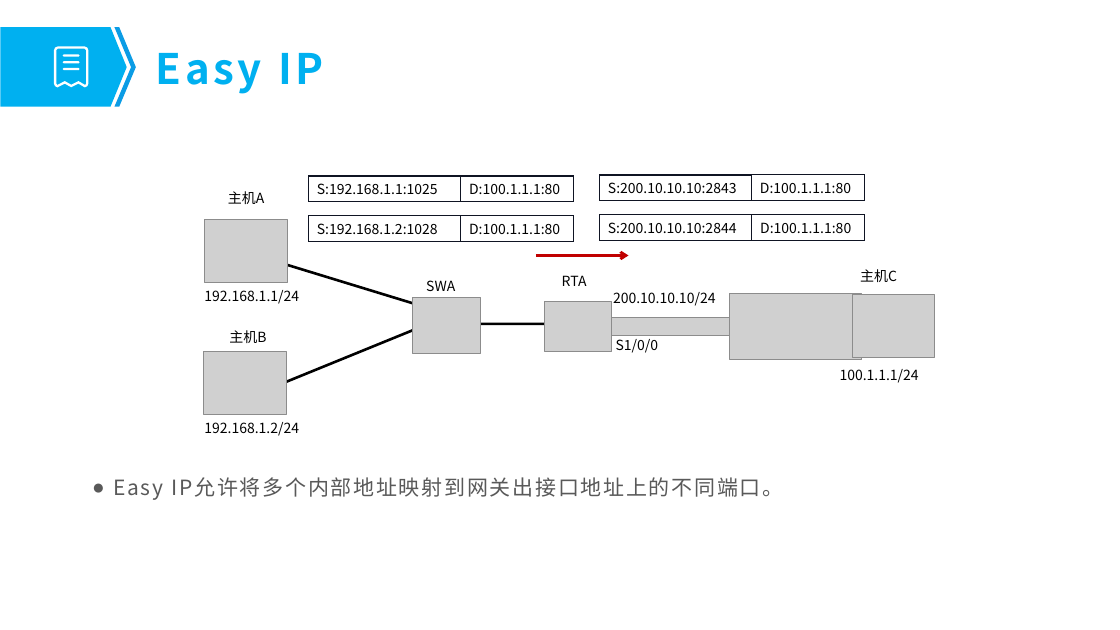
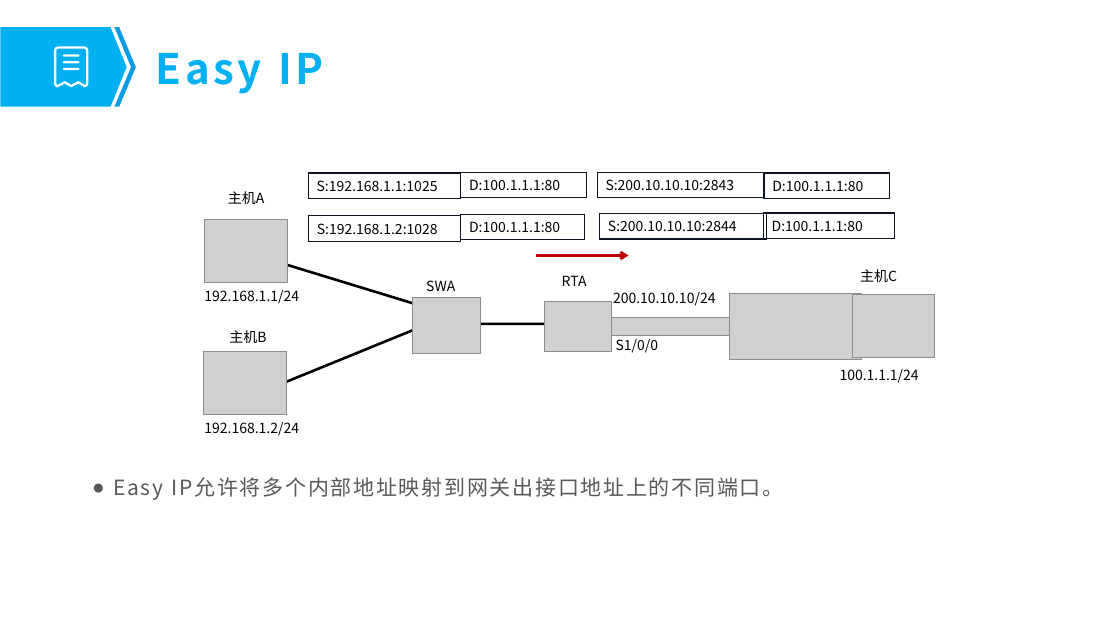
Before and after one commit to fengyuan-liang/notes, a slide deck: slide 12 of 树莓派与内网穿透.pptx (slide 13 before the commit). Drawn at 1120x630 pixels with LibreOffice and Linux fonts; fonts in the diff are those of the drawing; grey boxes stand for pictures. Boxes give left, top, right and bottom in pixels: in the first picture for what was removed or moved away, otherwise in the second. Text is boxed around its words. In the diff, an @@ line names an element or a change of style, - is before the commit and + after.

```diff
--- a/树莓派与内网穿透.pptx
+++ b/树莓派与内网穿透.pptx
@@ rectangle "S:192.168.1.1:1025" moved from (x1=308, y1=176, x2=460, y2=202) to (x1=308, y1=173, x2=460, y2=198) @@
@@ rectangle "D:100.1.1.1:80" resized from (x1=461, y1=176, x2=574, y2=202) to (x1=461, y1=172, x2=587, y2=197) @@
@@ rectangle "S:200.10.10.10:2843" resized from (x1=600, y1=175, x2=752, y2=200) to (x1=597, y1=172, x2=765, y2=197) @@
@@ rectangle "D:100.1.1.1:80" resized from (x1=752, y1=175, x2=865, y2=201) to (x1=765, y1=173, x2=891, y2=198) @@
@@ rectangle "D:100.1.1.1:80" resized from (x1=461, y1=216, x2=574, y2=242) to (x1=461, y1=214, x2=586, y2=239) @@
@@ rectangle "S:200.10.10.10:2844" resized from (x1=600, y1=215, x2=752, y2=240) to (x1=600, y1=213, x2=767, y2=239) @@
@@ rectangle "D:100.1.1.1:80" resized from (x1=752, y1=215, x2=865, y2=240) to (x1=764, y1=213, x2=895, y2=239) @@
```
Also in this commit, not shown: 2 other slides changed, 3 slides added, 28 slides removed, 1 other file.
